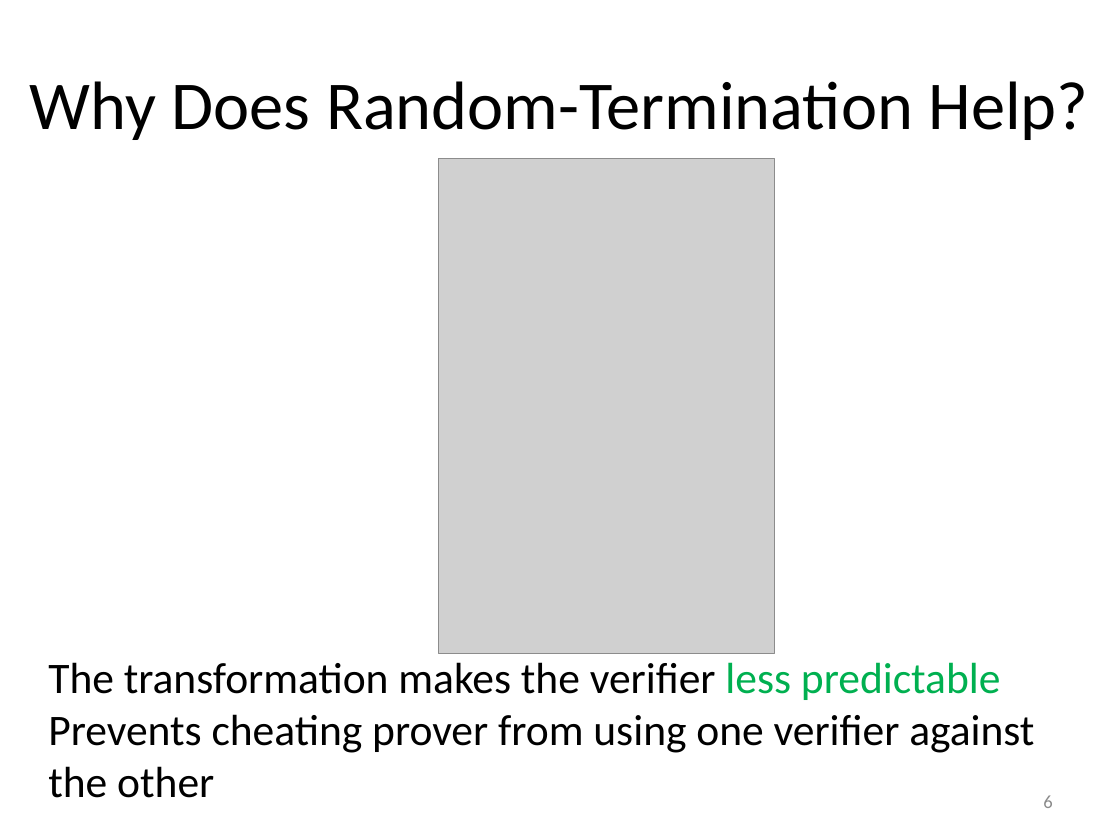
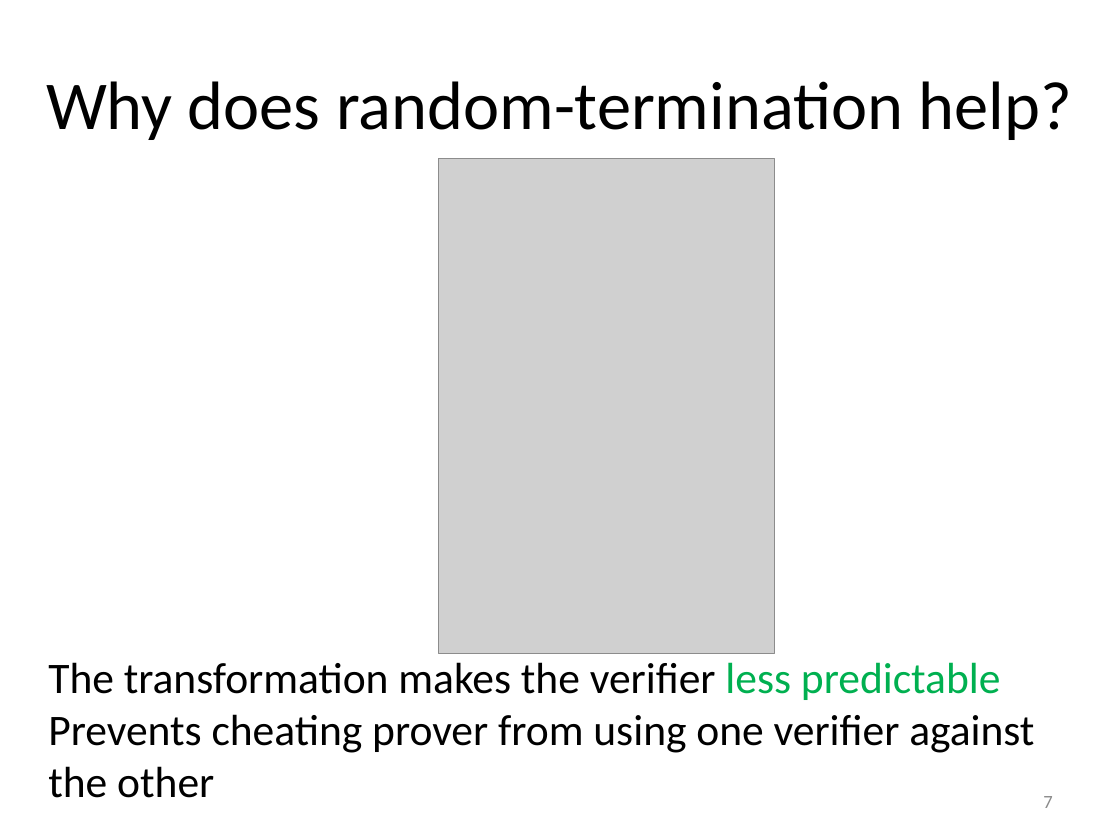
Before and after one commit to iftachh/MyHomepage, a slide deck: slide 7 of Courses/Info/Fall14/Slides/ParallelRepetition.ppsx (slide 6 before the commit). Drawn at 1120x840 pixels with LibreOffice and Linux fonts; fonts in the diff are those of the drawing; grey boxes stand for pictures. Boxes give left, top, right and bottom in pixels: in the first picture for what was removed or moved away, otherwise in the second. Text is boxed around its words. In the diff, an @@ line names an element or a change of style, - is before the commit and + after.

```diff
--- a/Courses/Info/Fall14/Slides/ParallelRepetition.ppsx
+++ b/Courses/Info/Fall14/Slides/ParallelRepetition.ppsx
@@ text at <box>46,81,1072,140</box>: text changed @@
-Why Does Random-Termination Help?
+Why does random-termination help?
@@ page number at <box>1043,796,1052,808</box>: text changed @@
-6
+7
```
Also in this commit, not shown: 4 other slides changed, 1 slide added.
